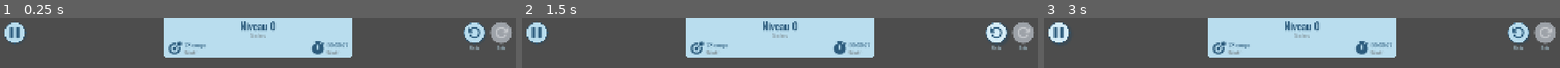
Above: before the commit, frames 1-3 (left to right).
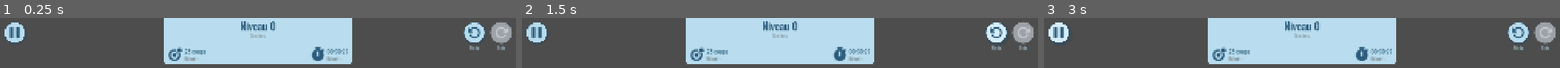
Above: after the commit, the same moments.

Repository: Turnute/PolyFold
Game: Godot game, scene res://scenes/interface/Game_Level.tscn
Two runs of this game, one before a commit and one after it. Both use one fixed random seed, a clock stepped at 60 frames per second and the inputs below.
Inputs (mouse positions are in pixels of both pictures, inside the frame that each line leads up to):
- Up to frame 1 (0.25 s): no input
- Up to frame 2 (1.5 s): click (996, 32) at 0.5 s; click (996, 32) at 1.25 s
- Up to frame 3 (3 s): click (1518, 32) at 2 s; click (1059, 32) at 2.75 s

The runs differ from the first frame. In frame 1, 7.1% of the frame differs, in the area x 31-69%, y 46-93%; in frame 2, 7.1%; in frame 3, 7.1%.
Error before the commit: Parse Error: Preload file "res://scenes/interface/Game_LevelMode.tscn" does not exist. (res://scripts/interface/game_level.gd:4)

Commit message:
Correction description interface jeu (mode level)

Diff:
--- a/polyfold/project.godot
+++ b/polyfold/project.godot
@@ -19,6 +19,7 @@
 
 window/size/viewport_width=1920
 window/size/viewport_height=1080
+window/size/mode=2
 window/size/window_width_override=1024
 window/size/window_height_override=768
 window/stretch/mode="canvas_items"
--- a/polyfold/scenes/interface/Game_Level.tscn
+++ b/polyfold/scenes/interface/Game_Level.tscn
@@ -34,6 +34,7 @@
 spacing_top = -5
 
 [sub_resource type="LabelSettings" id="LabelSettings_yty7p"]
+line_spacing = -5.0
 font = SubResource("FontVariation_6uhnx")
 font_size = 21
 font_color = Color(0.33333334, 0.33333334, 0.33333334, 0.69803923)
@@ -117,11 +118,15 @@
 
 [node name="level_description" type="Label" parent="info_level/VBoxContainer" unique_id=1492957799]
 unique_name_in_owner = true
+custom_minimum_size = Vector2(300, 52)
 layout_mode = 2
 size_flags_horizontal = 4
 size_flags_vertical = 0
 text = "5 cubes"
 label_settings = SubResource("LabelSettings_yty7p")
+horizontal_alignment = 1
+autowrap_mode = 2
+text_overrun_behavior = 3
 
 [node name="HBoxContainer" type="HBoxContainer" parent="info_level/VBoxContainer" unique_id=1469317380]
 layout_mode = 2
--- a/polyfold/scripts/interface/game_level.gd
+++ b/polyfold/scripts/interface/game_level.gd
@@ -1,7 +1,7 @@
 class_name GameLevel
 extends Control
 
-const GAME_LEVEL_INTERFACE: PackedScene = preload("res://scenes/interface/Game_LevelMode.tscn")
+const GAME_LEVEL_INTERFACE: PackedScene = preload("res://scenes/interface/Game_Level.tscn")
 
 var temps_ecoule: float = 0.0
 var chrono_is_running: bool = false
